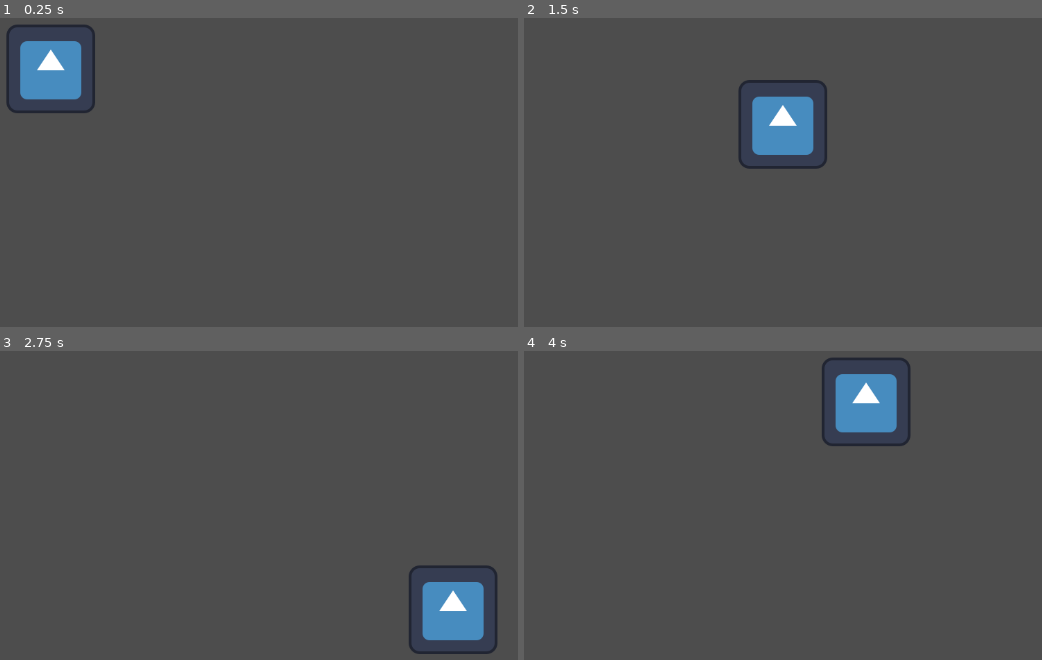
Above: before the commit, frames 1-4 (two rows, left to right).
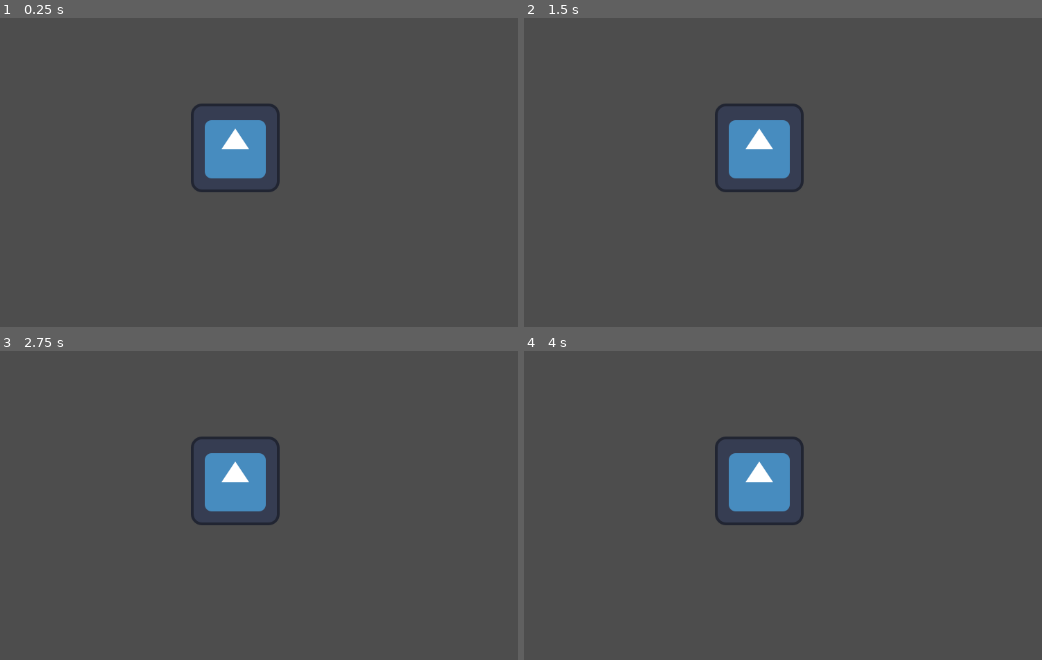
Above: after the commit, the same moments.

Repository: zixuany7791/The-New-Settlement
Game: Godot game, scene res://node_2d.tscn
The game is run twice, just before and just after one commit, with the same random seed, the same clock (stepped at 60 frames per second) and the same inputs. The engine's default icon, where the game draws it, is replaced by a stand-in: a white triangle on a blue panel in a dark square.
Inputs:
- Up to frame 1 (0.25 s): no input
- Up to frame 2 (1.5 s): tap Enter at 0.5 s; hold D (right) 0.53-1.28 s; hold S (down) from 1.28 s (still down)
- Up to frame 3 (2.75 s): release S (down) at 2.03 s; hold D (right) from 2.03 s (still down)
- Up to frame 4 (4 s): release D (right) at 2.78 s; hold W (up) 2.78-3.53 s; hold A (left) from 3.53 s (still down)

The runs differ from the first frame. In frame 1, 5.7% of the frame differs, in the area x 1-55%, y 2-57%; in frame 2, 3.9%; in frame 3, 5.7%, in the area x 36-96%, y 27-99%; in frame 4, 5.7%.

Commit message:
Update node_2d.tscn

Diff:
--- a/node_2d.tscn
+++ b/node_2d.tscn
@@ -1,10 +1,36 @@
-[gd_scene load_steps=3 format=3 uid="uid://rcd7vc7mj8e2"]
+[gd_scene load_steps=6 format=3 uid="uid://rcd7vc7mj8e2"]
 
 [ext_resource type="PackedScene" uid="uid://bhglro57ltxjk" path="res://character_body_2d.tscn" id="1_oivte"]
-[ext_resource type="Script" path="res://movement.gd" id="2_8siem"]
+
+[sub_resource type="RectangleShape2D" id="RectangleShape2D_cbba5"]
+size = Vector2(121.375, 124)
+
+[sub_resource type="RectangleShape2D" id="RectangleShape2D_f4ko0"]
+size = Vector2(1150, 431)
+
+[sub_resource type="RectangleShape2D" id="RectangleShape2D_vxif3"]
+size = Vector2(317.5, 648)
+
+[sub_resource type="RectangleShape2D" id="RectangleShape2D_d8elw"]
+size = Vector2(320.75, 644)
 
 [node name="Node2D" type="Node2D"]
 
-[node name="CharacterBody2D" parent="." instance=ExtResource("1_oivte")]
-position = Vector2(51, 23)
-script = ExtResource("2_8siem")
+[node name="CollisionShape2D4" type="CollisionShape2D" parent="."]
+position = Vector2(407.313, 226)
+shape = SubResource("RectangleShape2D_cbba5")
+
+[node name="CharacterBody2D" parent="CollisionShape2D4" instance=ExtResource("1_oivte")]
+position = Vector2(-90.3125, -89)
+
+[node name="CollisionShape2D" type="CollisionShape2D" parent="."]
+position = Vector2(580, 860)
+shape = SubResource("RectangleShape2D_f4ko0")
+
+[node name="CollisionShape2D2" type="CollisionShape2D" parent="."]
+position = Vector2(-162, 326)
+shape = SubResource("RectangleShape2D_vxif3")
+
+[node name="CollisionShape2D3" type="CollisionShape2D" parent="."]
+position = Vector2(1313, 324)
+shape = SubResource("RectangleShape2D_d8elw")
